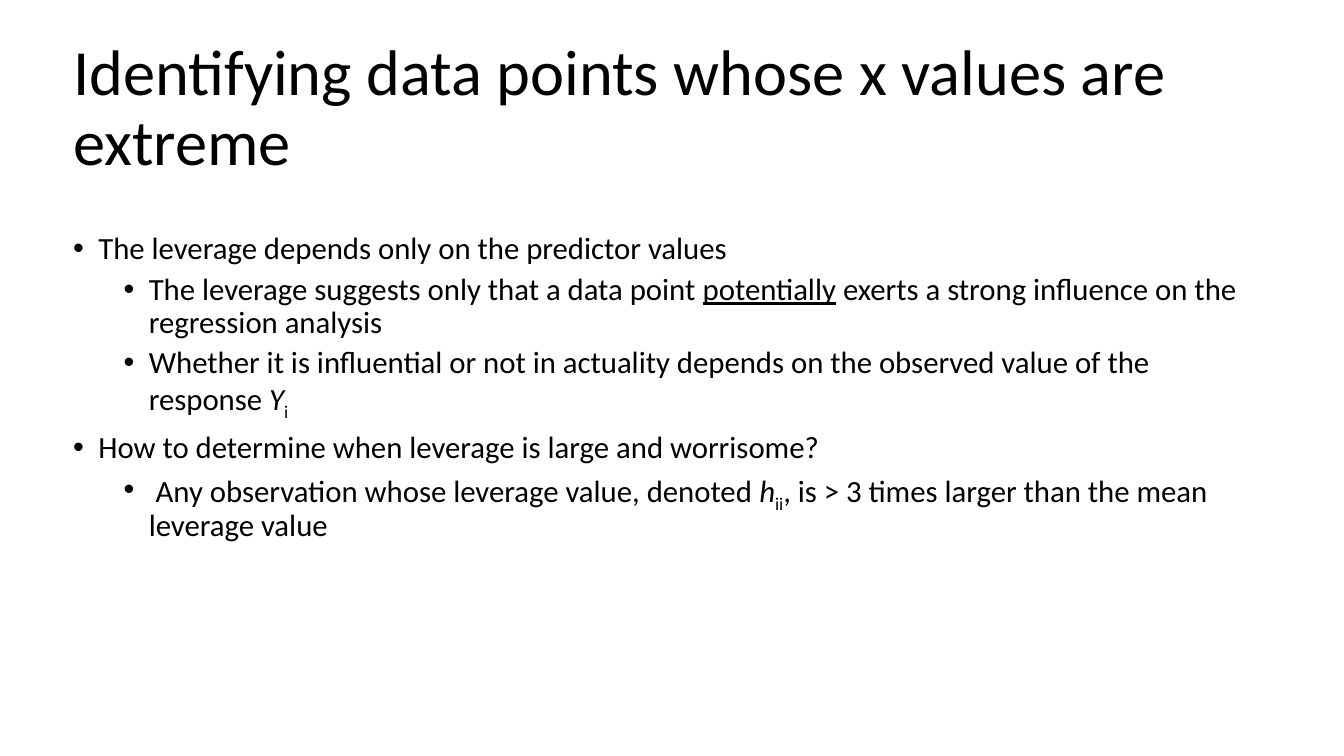
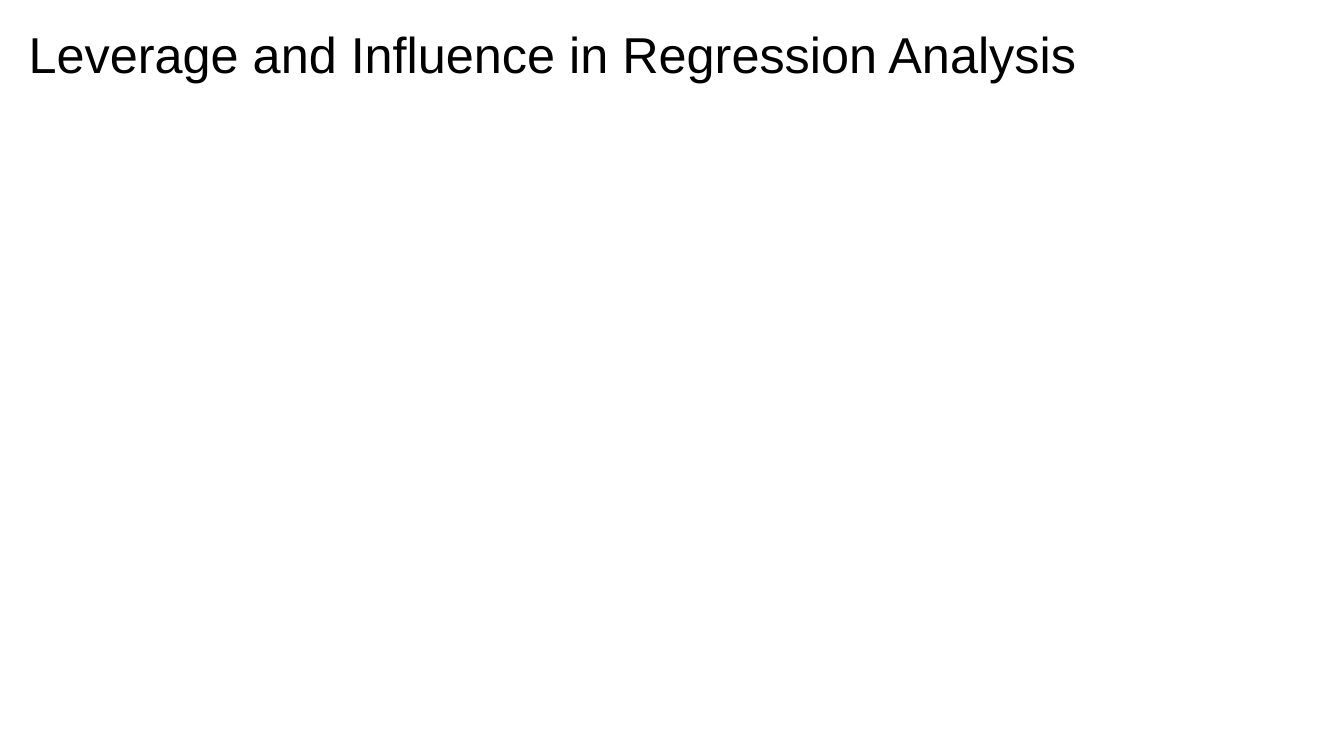
Before and after one commit to issues-osu/statsii-spring2026, a slide deck: slide 86 of slides/Effect_Sizes/Effect Size, Confidence Intervals, and Diagnostic.pptx (slide 67 before the commit). Drawn at 1344x756 pixels with LibreOffice and Linux fonts; fonts in the diff are those of the drawing; grey boxes stand for pictures. Boxes give left, top, right and bottom in pixels: in the first picture for what was removed or moved away, otherwise in the second. Text is boxed around its words. In the diff, an @@ line names an element or a change of style, - is before the commit and + after.

```diff
--- a/slides/Effect_Sizes/Effect Size, Confidence Intervals, and Diagnostic.pptx
+++ b/slides/Effect_Sizes/Effect Size, Confidence Intervals, and Diagnostic.pptx
@@ title at (29, 36, 1076, 83): text changed; size 46 to 36 pt; font Calibri to Arial @@
-Identifying data points whose x values are extreme
+Leverage and Influence in Regression Analysis
@@ text removed at (98, 237, 1236, 542) @@
-• The leverage depends only on the predictor values
-  • The leverage suggests only that a data point potentially exerts a strong influence on the regression analysis
-  • Whether it is influential or not in actuality depends on the observed value of the response Yi
-• How to determine when leverage is large and worrisome?
-  • Any observation whose leverage value, denoted hii, is > 3 times larger than the mean leverage value
```
Also in this commit, not shown: 51 other slides changed, 37 slides added, 32 slides removed, 7 other files.
